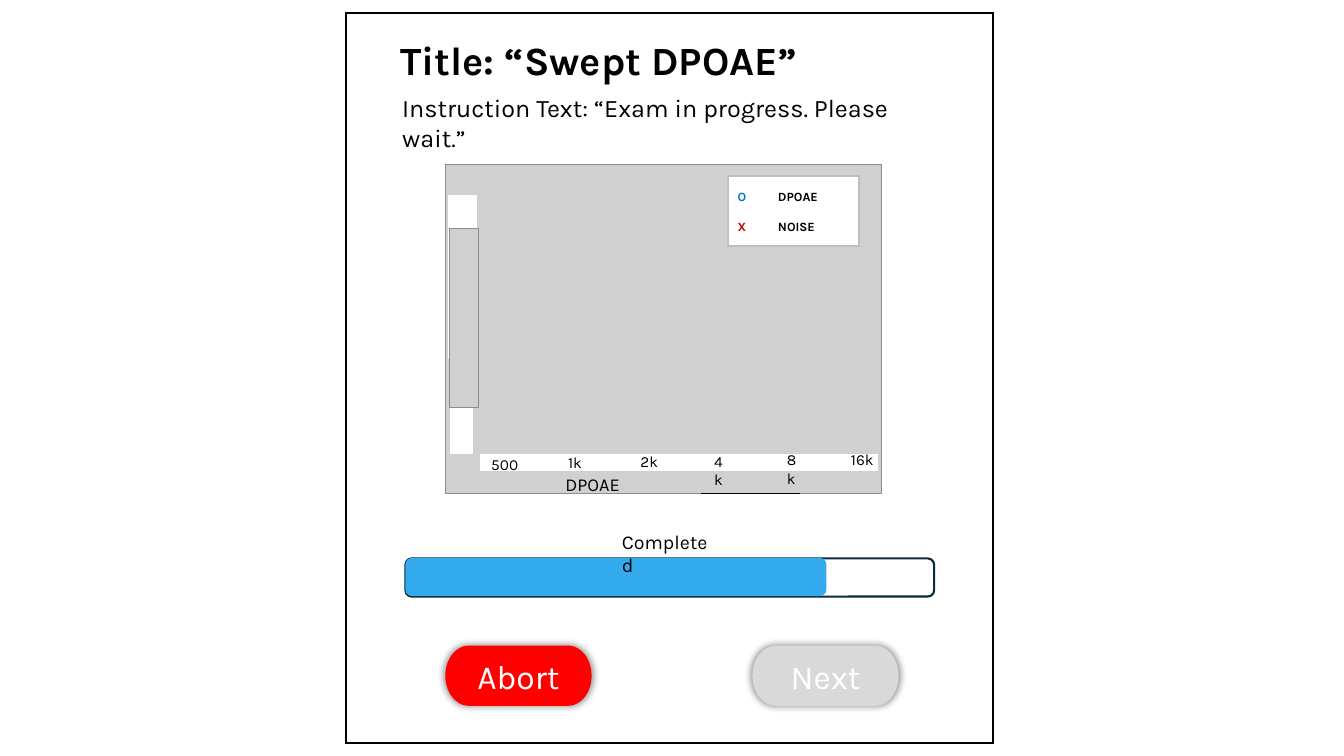
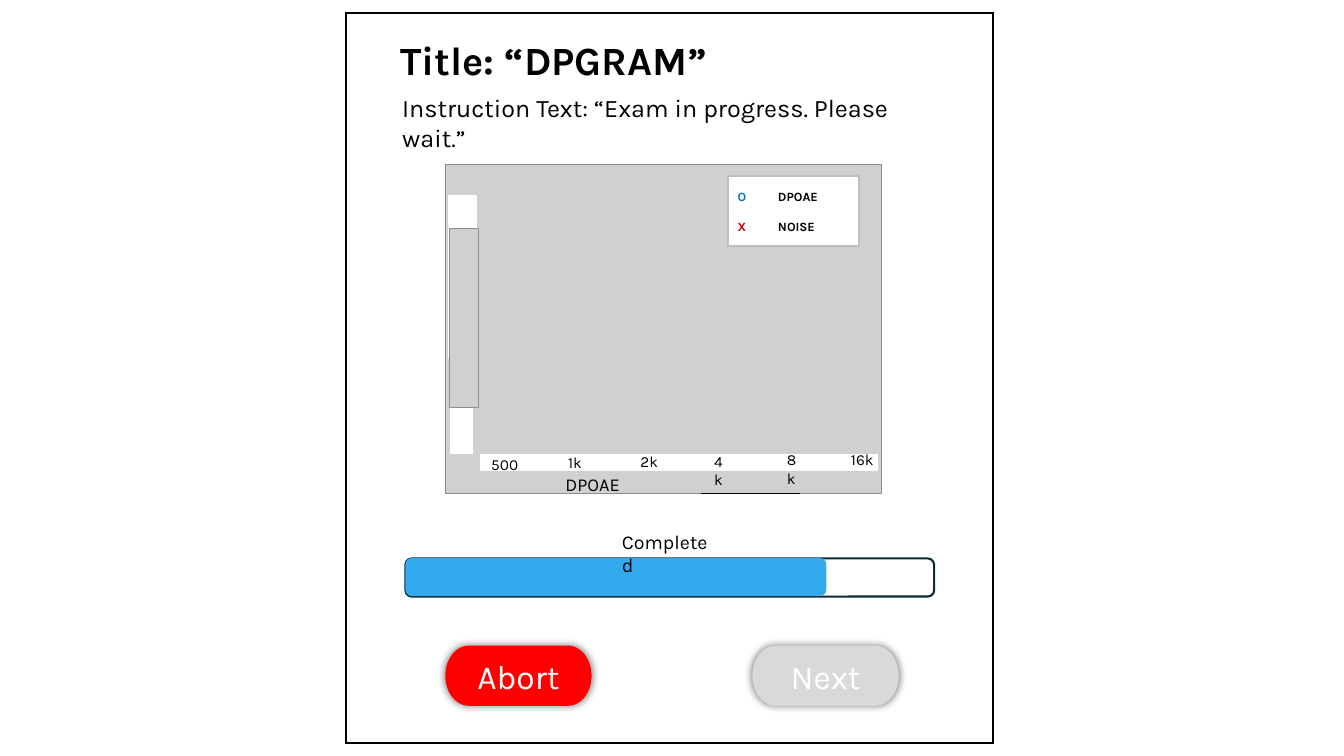
Before and after one commit to OpenHearing/TabSINT, a slide deck: slide 2 of Specifications/dpgram/GUI-Screens.pptx. Drawn at 1344x756 pixels with LibreOffice and Linux fonts; fonts in the diff are those of the drawing; grey boxes stand for pictures. Boxes give left, top, right and bottom in pixels: in the first picture for what was removed or moved away, otherwise in the second. Text is boxed around its words. In the diff, an @@ line names an element or a change of style, - is before the commit and + after.

```diff
--- a/Specifications/dpgram/GUI-Screens.pptx
+++ b/Specifications/dpgram/GUI-Screens.pptx
@@ text at (400, 46, 706, 76): text changed @@
-Title: “Swept DPOAE”
+Title: “DPGRAM”
```
Also in this commit, not shown: 2 other slides changed, 2 other files.
